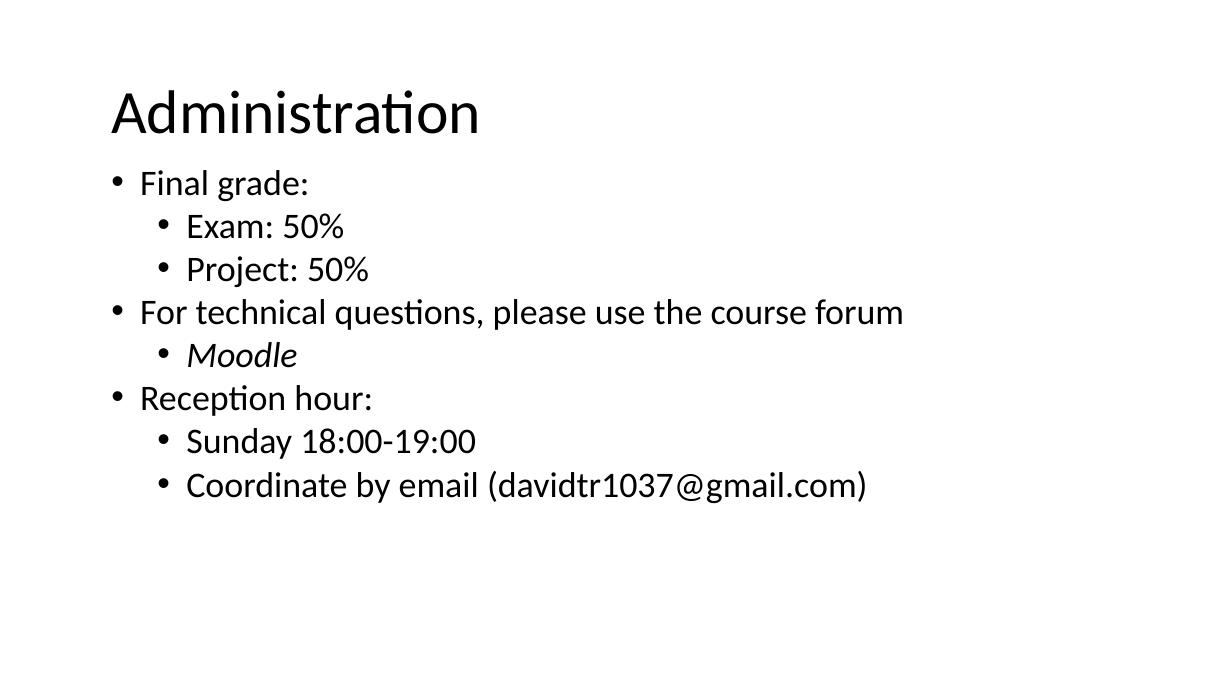
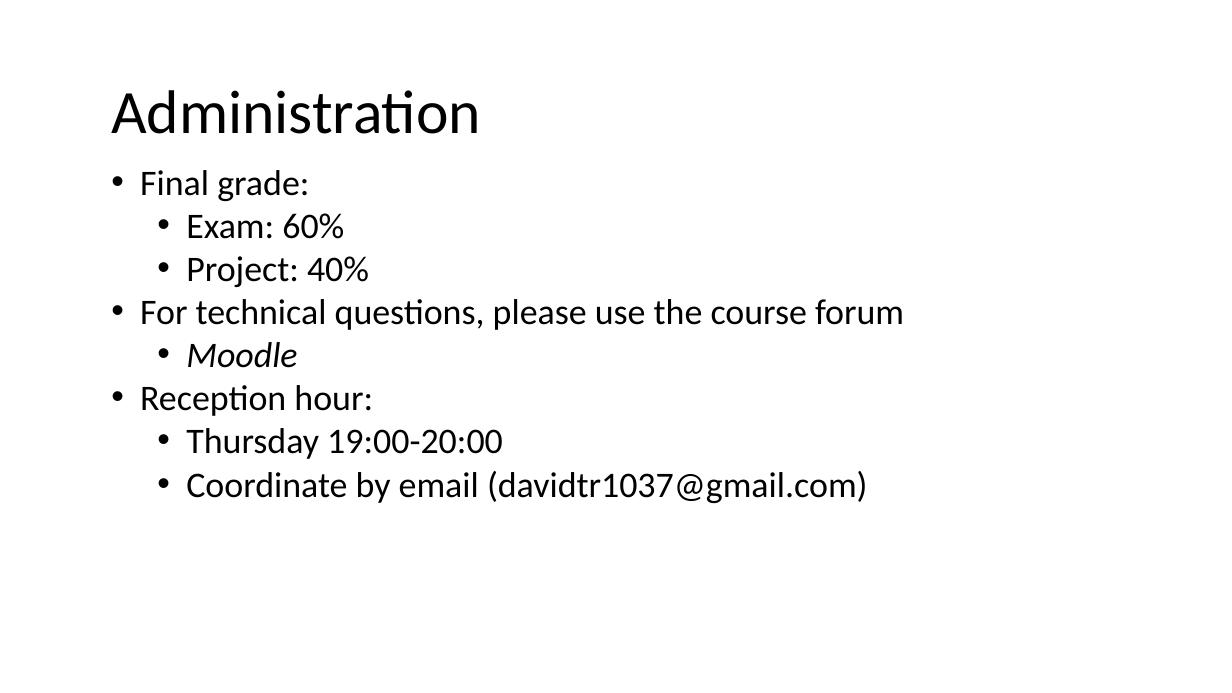
Before and after one commit to nivshani/compilation, a slide deck: slide 2 of slides/lexical_analysis.pptx. Drawn at 1232x693 pixels with LibreOffice and Linux fonts; fonts in the diff are those of the drawing. Boxes give left, top, right and bottom in pixels: in the first picture for what was removed or moved away, otherwise in the second. Text is boxed around its words. In the diff, an @@ line names an element or a change of style, - is before the commit and + after.

```diff
--- a/slides/lexical_analysis.pptx
+++ b/slides/lexical_analysis.pptx
@@ text at [186,213,369,287]: text changed @@
-  • Exam: 50%
-  • Project: 50%
+  • Exam: 60%
+  • Project: 40%
@@ text at [186,428,503,459]: text changed @@
-  • Sunday 18:00-19:00
+  • Thursday 19:00-20:00
```
Also in this commit, not shown: 1 other slide changed, 1 slide added, 1 other file.
